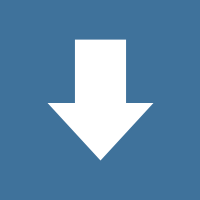
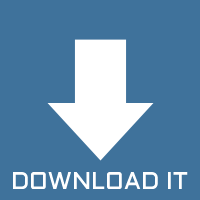
Layer changes from the first 200 × 200 image to the second:
added layer "DOWNLOAD IT" over [13, 172, 188, 189]
